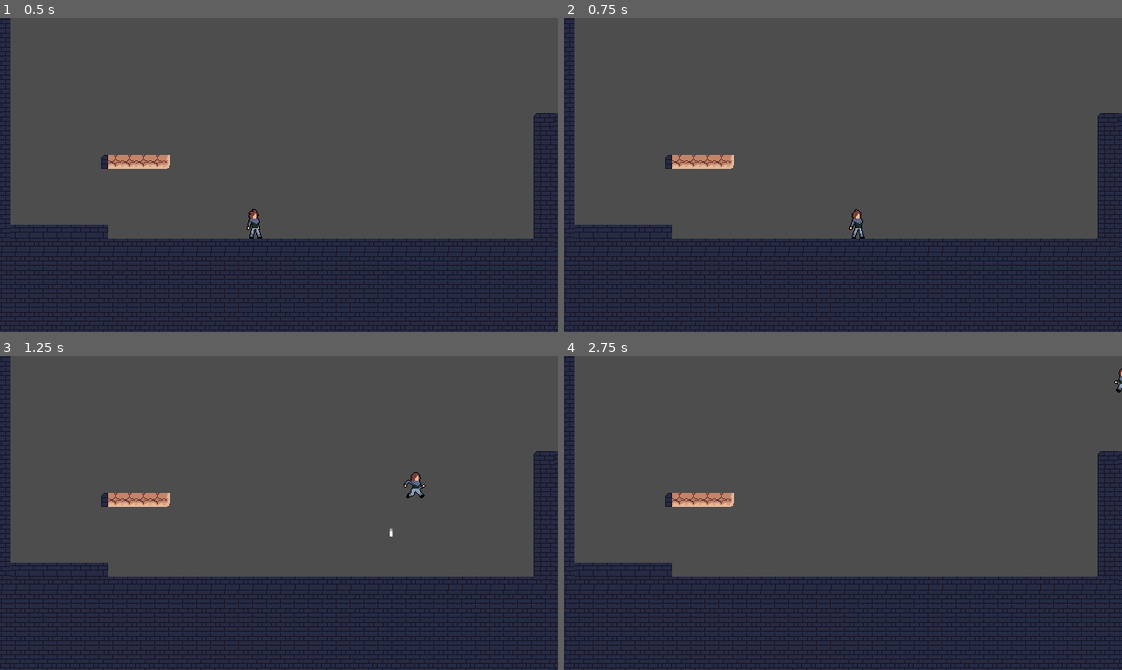
Above: before the commit, frames 1-4 (two rows, left to right).
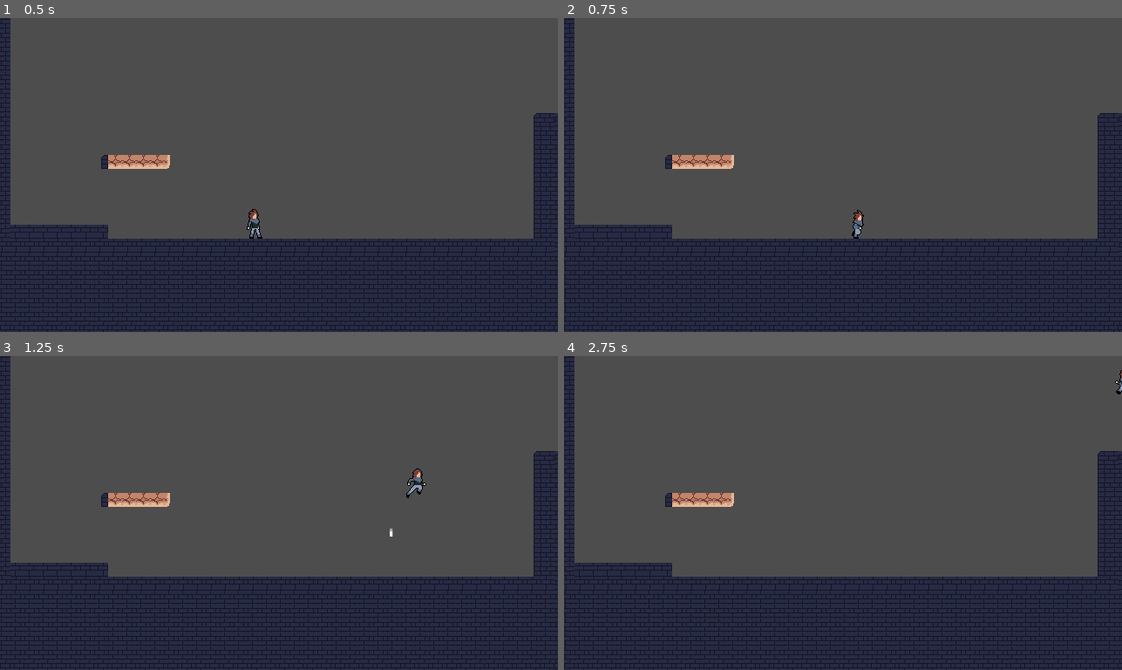
Above: after the commit, the same moments.

Repository: oscariolo/Elemento
Game: Godot game, scene res://levels/testlevel.tscn
Same seed, same stepped clock (60 frames per second), same inputs: the game is played once before the commit and once after it.
Inputs:
- Up to frame 1 (0.5 s): no input
- Up to frame 2 (0.75 s): hold Right (move_right) from 0.53 s (still down); hold C (slide) from 0.53 s (still down)
- Up to frame 3 (1.25 s): keep holding Right (move_right); keep holding C (slide); tap Space (jump) at 0.77, 0.8, 1.07 s
- Up to frame 4 (2.75 s): release C (slide) at 1.28 s; tap Space (jump) at 1.35, 1.52, 1.82 s; tap C (slide) at 1.55 s; tap Enter at 2 s; release Right (move_right) at 2.03 s; hold Left (move_left) from 2.03 s (still down); hold Space (jump) from 2.03 s (still down); tap X (attack) at 2.1 s

Frame 1 is identical in both runs. In frame 2, 0.1% of the frame differs, in the area x 51-54%, y 60-71%; in frame 3, 0.2%, in the area x 72-77%, y 35-46%; in frame 4, less than 0.1%.

Commit message:
ADD-Added run animation, adjusted movement, may need state machine for animations

Diff:
--- a/player/player.gd
+++ b/player/player.gd
@@ -9,6 +9,7 @@
 	SLIDE,
 	IDLE_SLIDE,
 	GET_UP,
+	FALL
 }
 
 var current_state = State.IDLE
@@ -33,15 +34,20 @@
 		$AnimatedSprite2D.flip_h = true
 	else:
 		$AnimatedSprite2D.flip_h = false
-
 	if $PlayerMovementComponent.sliding:
 		current_state = State.SLIDE
 	elif $PlayerMovementComponent.sliding == false && current_state == State.SLIDE:
 		current_state = State.GET_UP
 	elif $PlayerMovementComponent.jumped:
-		current_state = State.JUMP
+		if velocity.y >=0:
+			current_state = State.FALL
+		else:
+			current_state = State.JUMP
 	elif is_on_floor() && current_state != State.GET_UP:
-		current_state = State.IDLE
+		if abs(velocity.x) >= 50:
+			current_state = State.RUN
+		else:
+			current_state = State.IDLE
 
 
 	_animation_handler()
@@ -61,8 +67,11 @@
 		State.GET_UP:
 			$AnimatedSprite2D.play("get_up")
 			await $AnimatedSprite2D.animation_finished
-			$AnimatedSprite2D.play("idle")
 			current_state = State.IDLE
+		State.RUN:
+			$AnimatedSprite2D.play("run")
+		State.FALL:
+			$AnimatedSprite2D.play("fall")
 
 
 func _on_hitbox_area_entered(area: Area2D) -> void:
--- a/player/player.tscn
+++ b/player/player.tscn
@@ -8,6 +8,7 @@
 [ext_resource type="Texture2D" uid="uid://bwhegs8o3dhx5" path="res://player/assets/2 Punk/Punk_idle-export.png" id="6_m2hs1"]
 [ext_resource type="Texture2D" uid="uid://c4tcjhggmqxtt" path="res://player/assets/2 Punk/Punk_jump.png" id="7_ubkqe"]
 [ext_resource type="Texture2D" uid="uid://cq0a84jq7djqi" path="res://player/assets/2 Punk/sliding.png" id="8_awrc6"]
+[ext_resource type="Texture2D" uid="uid://b1at0s68kbw5x" path="res://player/assets/2 Punk/Punk_run.png" id="9_qkk5r"]
 
 [sub_resource type="RectangleShape2D" id="RectangleShape2D_wxi84"]
 size = Vector2(19, 33)
@@ -43,6 +44,18 @@
 atlas = ExtResource("5_lc0ps")
 region = Rect2(240, 0, 48, 48)
 
+[sub_resource type="AtlasTexture" id="AtlasTexture_7t38y"]
+atlas = ExtResource("7_ubkqe")
+region = Rect2(64, 0, 32, 48)
+
+[sub_resource type="AtlasTexture" id="AtlasTexture_k3ypr"]
+atlas = ExtResource("7_ubkqe")
+region = Rect2(96, 0, 32, 48)
+
+[sub_resource type="AtlasTexture" id="AtlasTexture_82xit"]
+atlas = ExtResource("7_ubkqe")
+region = Rect2(32, 0, 32, 48)
+
 [sub_resource type="AtlasTexture" id="AtlasTexture_jk02g"]
 atlas = ExtResource("8_awrc6")
 region = Rect2(32, 0, 32, 48)
@@ -75,13 +88,29 @@
 atlas = ExtResource("7_ubkqe")
 region = Rect2(32, 0, 32, 48)
 
-[sub_resource type="AtlasTexture" id="AtlasTexture_p6rh2"]
-atlas = ExtResource("7_ubkqe")
+[sub_resource type="AtlasTexture" id="AtlasTexture_uhke4"]
+atlas = ExtResource("9_qkk5r")
+region = Rect2(0, 0, 32, 48)
+
+[sub_resource type="AtlasTexture" id="AtlasTexture_exuss"]
+atlas = ExtResource("9_qkk5r")
+region = Rect2(32, 0, 32, 48)
+
+[sub_resource type="AtlasTexture" id="AtlasTexture_it3mg"]
+atlas = ExtResource("9_qkk5r")
 region = Rect2(64, 0, 32, 48)
 
-[sub_resource type="AtlasTexture" id="AtlasTexture_j4btw"]
-atlas = ExtResource("7_ubkqe")
+[sub_resource type="AtlasTexture" id="AtlasTexture_61hby"]
+atlas = ExtResource("9_qkk5r")
 region = Rect2(96, 0, 32, 48)
+
+[sub_resource type="AtlasTexture" id="AtlasTexture_558qh"]
+atlas = ExtResource("9_qkk5r")
+region = Rect2(128, 0, 32, 48)
+
+[sub_resource type="AtlasTexture" id="AtlasTexture_8l5xt"]
+atlas = ExtResource("9_qkk5r")
+region = Rect2(160, 0, 32, 48)
 
 [sub_resource type="SpriteFrames" id="SpriteFrames_51ngk"]
 animations = [{
@@ -106,6 +135,20 @@
 }],
 "loop": true,
 "name": &"double jump",
+"speed": 5.0
+}, {
+"frames": [{
+"duration": 1.0,
+"texture": SubResource("AtlasTexture_7t38y")
+}, {
+"duration": 1.0,
+"texture": SubResource("AtlasTexture_k3ypr")
+}, {
+"duration": 1.0,
+"texture": SubResource("AtlasTexture_82xit")
+}],
+"loop": true,
+"name": &"fall",
 "speed": 5.0
 }, {
 "frames": [{
@@ -145,16 +188,33 @@
 }, {
 "duration": 1.0,
 "texture": SubResource("AtlasTexture_5qpkq")
-}, {
-"duration": 1.0,
-"texture": SubResource("AtlasTexture_p6rh2")
-}, {
-"duration": 1.0,
-"texture": SubResource("AtlasTexture_j4btw")
 }],
 "loop": true,
 "name": &"jump",
 "speed": 5.0
+}, {
+"frames": [{
+"duration": 1.0,
+"texture": SubResource("AtlasTexture_uhke4")
+}, {
+"duration": 1.0,
+"texture": SubResource("AtlasTexture_exuss")
+}, {
+"duration": 1.0,
+"texture": SubResource("AtlasTexture_it3mg")
+}, {
+"duration": 1.0,
+"texture": SubResource("AtlasTexture_61hby")
+}, {
+"duration": 1.0,
+"texture": SubResource("AtlasTexture_558qh")
+}, {
+"duration": 1.0,
+"texture": SubResource("AtlasTexture_8l5xt")
+}],
+"loop": true,
+"name": &"run",
+"speed": 8.0
 }, {
 "frames": [{
 "duration": 1.0,
@@ -191,9 +251,7 @@
 material = SubResource("ShaderMaterial_uwe2b")
 position = Vector2(0, -7)
 sprite_frames = SubResource("SpriteFrames_51ngk")
-animation = &"get_up"
-frame = 2
-frame_progress = 1.0
+animation = &"fall"
 
 [connection signal="area_entered" from="Hitbox" to="." method="_on_hitbox_area_entered"]
 [connection signal="animation_finished" from="AnimatedSprite2D" to="." method="_on_animated_sprite_2d_animation_finished"]
--- a/player/player_movement_component.tscn
+++ b/player/player_movement_component.tscn
@@ -4,7 +4,7 @@
 
 [node name="PlayerMovementComponent" type="Node"]
 script = ExtResource("1_jmd0t")
-slide_min_x_speed = 200.0
+slide_min_x_speed = 100.0
 
 [node name="coyote_time" type="Timer" parent="."]
 wait_time = 0.15
Binary file changed: player/assets/2 Punk/Punk_run.png
Not shown: 1 places in player/player.tscn that only renumber resources
